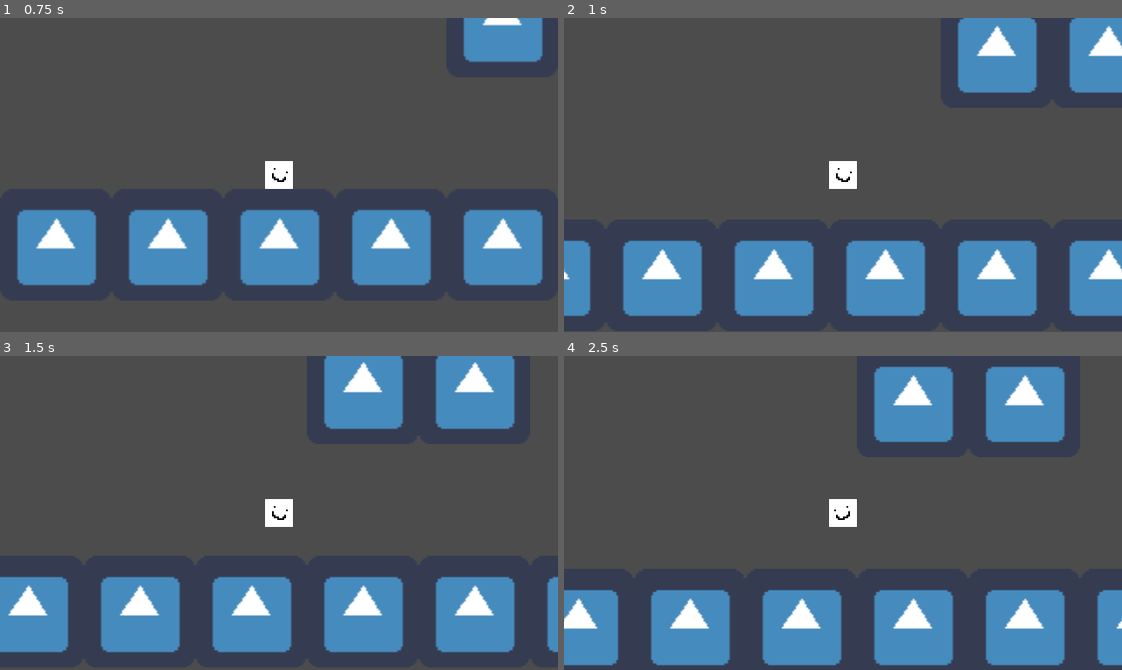
Above: before the commit, frames 1-4 (two rows, left to right).
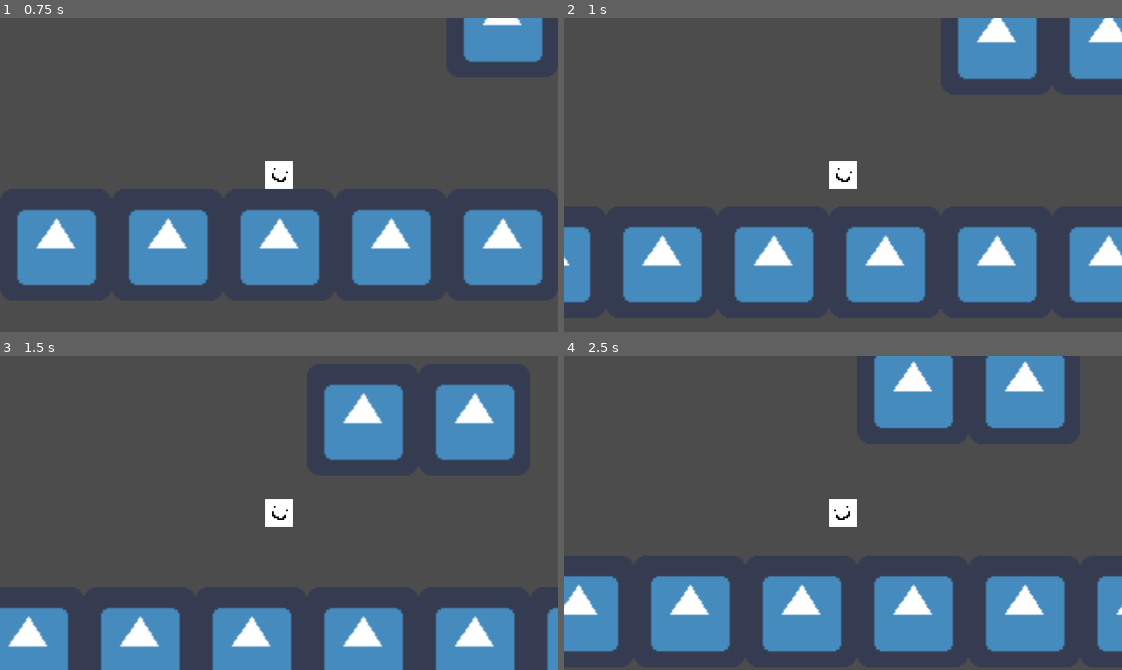
Above: after the commit, the same moments.

Repository: diego-escalante/GO2022-Stomper
Game: Godot game, scene res://Main.tscn
Two runs of this game, one before a commit and one after it. Both use one fixed random seed, a clock stepped at 60 frames per second and the inputs below. The engine's default icon, where the game draws it, is replaced by a stand-in: a white triangle on a blue panel in a dark square.
Inputs:
- Up to frame 1 (0.75 s): hold D (run_right) from 0.53 s (still down); tap Shift (dash) at 0.6 s
- Up to frame 2 (1 s): keep holding D (run_right); tap Space (jump) at 0.77, 0.8 s
- Up to frame 3 (1.5 s): keep holding D (run_right); tap Space (jump) at 1.07, 1.35 s
- Up to frame 4 (2.5 s): tap Space (jump) at 1.52, 1.82, 2.3 s; tap Shift (dash) at 1.55, 2.1 s; release D (run_right) at 2.03 s; hold A (run_left) from 2.03 s (still down)

Frame 1 is identical in both runs. In frame 2, 12% of the frame differs, in the area x 0-100%, y 0-95%; in frame 3, 21%, in the area x 0-100%, y 0-100%; in frame 4, 13%.

Commit message:
Fix bug where the player gets an extra jump when dashing from the ground into air.

Diff:
--- a/Player/StateMachine/States/Air.gd
+++ b/Player/StateMachine/States/Air.gd
@@ -47,7 +47,7 @@
 	)
 
 	# Handle transitions.
-	if Input.is_action_just_pressed("dash"):
+	if player.dash_enabled and Input.is_action_just_pressed("dash"):
 		state_machine.transition_to("Dash")
 	elif player.is_on_floor():
 		state_machine.transition_to("Ground")
--- a/Player/StateMachine/States/Dash.gd
+++ b/Player/StateMachine/States/Dash.gd
@@ -1,15 +1,18 @@
 extends PlayerState
 
-var dist := 0.0
-
 func enter(msg:= {}) -> void:
-	print("dash speed: %s" % player.dash_speed)
-	print("dash time: %s" % player.time_to_dash_distance)
-	print("dash distance: %s" % player.dash_distance)
-	dist = player.position.x
 	player.velocity.y = 0
-	player.velocity.x = player.dash_speed if player.facing_direction == player.Direction.RIGHT else -player.dash_speed
+	player.velocity.x = (
+			player.dash_speed if player.facing_direction == player.Direction.RIGHT
+			else -player.dash_speed
+	)
 	yield(get_tree().create_timer(player.time_to_dash_distance), "timeout")
+	# TODO: This has a rare bug: When leaving dash while on the ground, if the player
+	# immediately jumps on the very next frame (which is not too difficult to do thanks to jump
+	# buffering), the player will be missing an expected jump. The perception is that they
+	# are grounded, but because dash solely transitions to Air, the jump is missing.
+	# The fix is to manually detect if the player is grounded, and if so, transition to Ground
+	# instead of Air.
 	state_machine.transition_to("Air")
 
 
@@ -19,7 +22,3 @@
 		0,
 		delta
 	)
-
-
-func exit() -> void:
-	print("units traveled: %s" % ((player.position.x - dist) / player.pixels_per_unit))
--- a/Player/StateMachine/States/Ground.gd
+++ b/Player/StateMachine/States/Ground.gd
@@ -31,7 +31,11 @@
 		delta
 	)
 
-	if Input.is_action_just_pressed("dash"):
+	if player.dash_enabled and Input.is_action_just_pressed("dash"):
+		# Remove a jump from the player when dashing,
+		# otherwise they get an erroneous extra jump
+		# after leaving dash in the air.
+		player.jumps_left -= 1
 		state_machine.transition_to("Dash")
 	elif not player.is_on_floor():
 		player.start_coyote_time()
